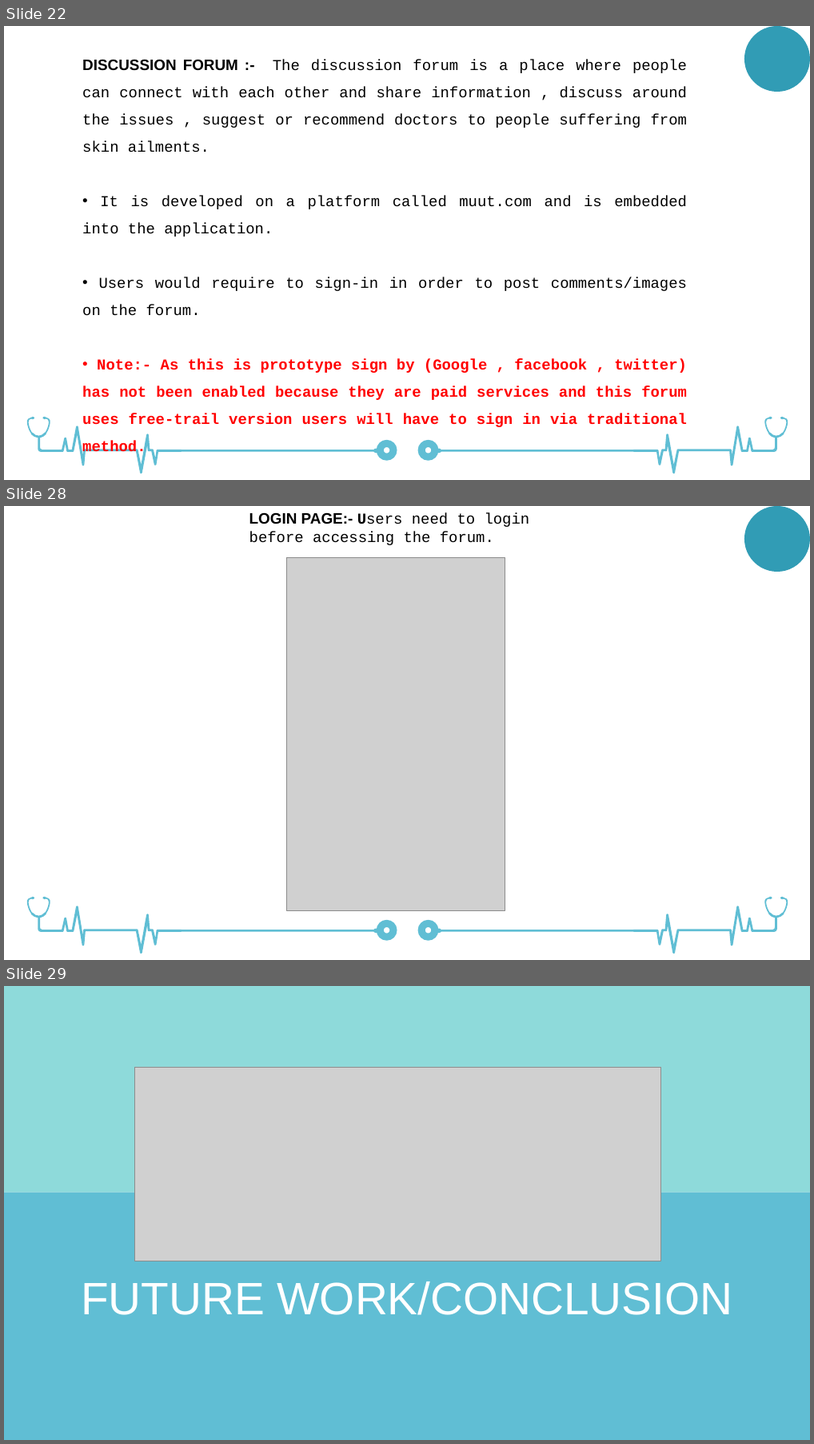
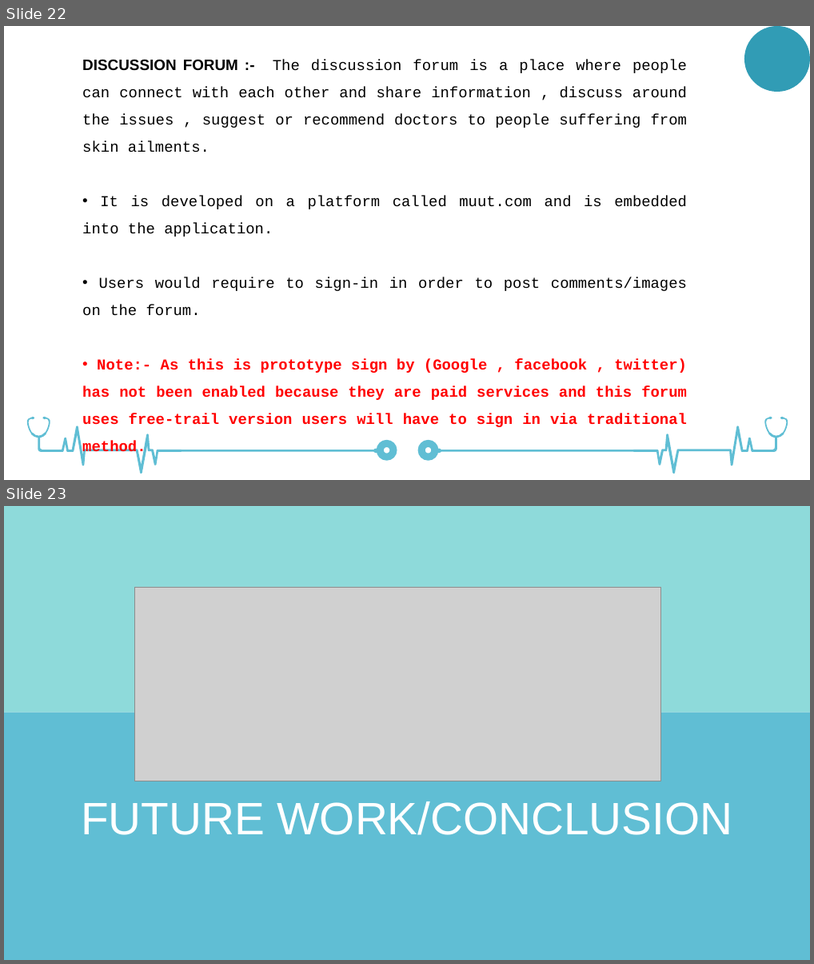
Before and after one commit to DHRUV6029/SkinSense, a slide deck: SKIN-SENSE-POWERPOINT.pptx. Shown one above the other, each under a label of ours: slides 22, 28 and 29 before the commit, slides 22 and 23 after it; the slides between them are not shown. The pictures are 814x1444 and 814x964 pixels, drawn with LibreOffice and Linux fonts; fonts in the diff are those of the drawing; grey boxes stand for pictures. Boxes give left, top, right and bottom in pixels: in the first picture for what was removed or moved away, otherwise in the second. Text is boxed around its words. In the diff, an @@ line names an element or a change of style, - is before the commit and + after.

```diff
--- a/SKIN-SENSE-POWERPOINT.pptx
+++ b/SKIN-SENSE-POWERPOINT.pptx
@@ slide 28 removed at [4,506,810,960], background #FFFFFF; not listed: 8 template elements that a slide beside it also shows @@
@@ text removed at [250,512,530,545] @@
-LOGIN PAGE:- Users need to login before accessing the forum.
@@ ellipse removed at [745,506,810,572] @@
@@ picture removed at [287,558,505,911] @@
@@ what was slide 29 is now slide 23 @@
```
Also in this commit, not shown: 2 slides changed, 5 other slides removed.
